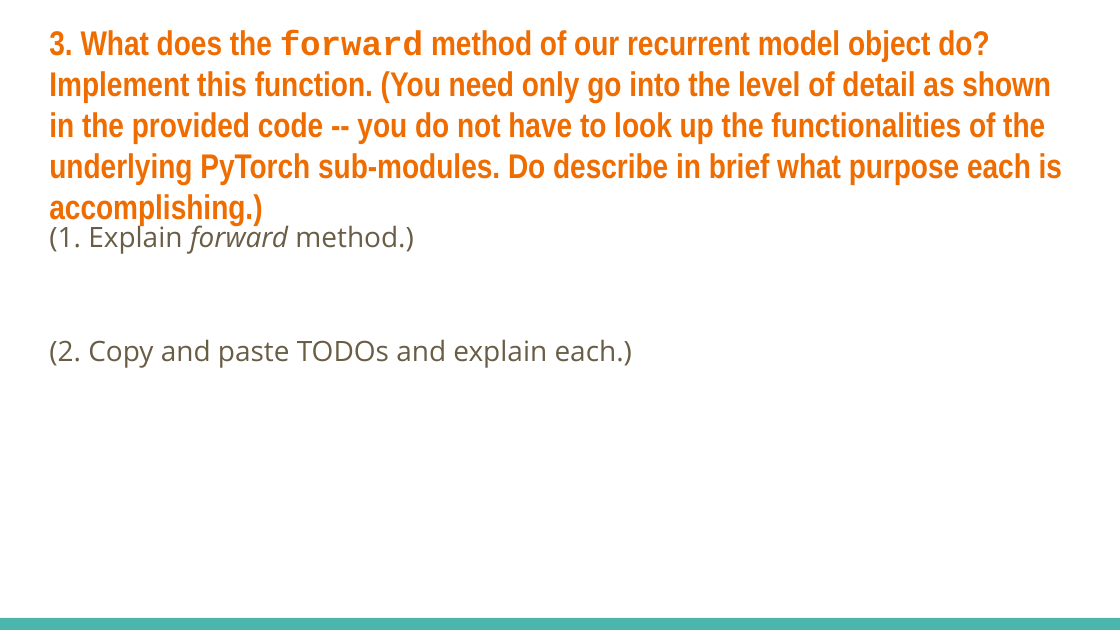
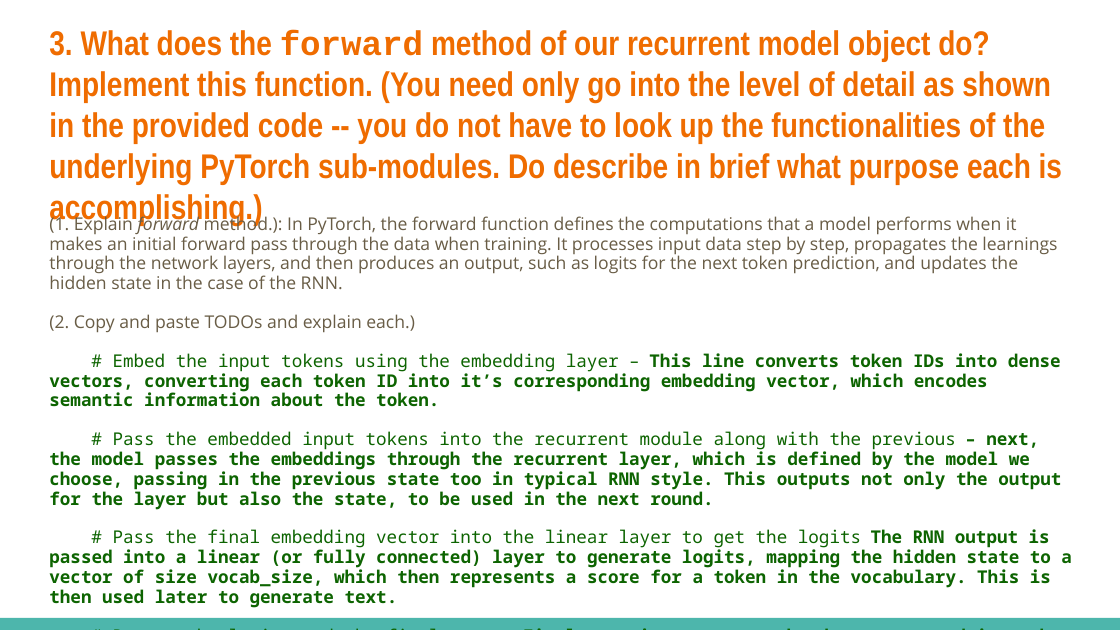
Before and after one commit to eding42/ece157b-hw1, a slide deck: slide 4 of Homework_1_Template.pptx. Drawn at 1120x630 pixels with LibreOffice and Linux fonts; fonts in the diff are those of the drawing. Boxes give left, top, right and bottom in pixels: in the first picture for what was removed or moved away, otherwise in the second. Text is boxed around its words. In the diff, an @@ line names an element or a change of style, - is before the commit and + after.

Commit message:
update presentation

```diff
--- a/Homework_1_Template.pptx
+++ b/Homework_1_Template.pptx
@@ text at [49,213,1057,289]: text changed; size 18 to 11.2 pt @@
-(1. Explain forward method.)
+(1. Explain forward method.): In PyTorch, the forward function defines the computations that a model performs when it makes an initial forward pass through the data when training. It processes input data step by step, propagates the learnings through the network layers, and then produces an output, such as logits for the next token prediction, and updates the hidden state in the case of the RNN.
@@ text at [49,314,415,333]: size 18 to 11.2 pt in "(2. Copy and paste TODOs and explain ..."; line spacing 1.15 to 0.95 @@
@@ text at [49,353,1072,608]: paragraphs added @@
+# Embed the input tokens using the embedding layer – This line converts token IDs into dense vectors, converting each token ID into it’s corresponding embedding vector, which encodes semantic information about the token.
+# Pass the embedded input tokens into the recurrent module along with the previous – next, the model passes the embeddings through the recurrent layer, which is defined by the model we choose, passing in the previous state too in typical RNN style. This outputs not only the output for the layer but also the state, to be used in the next round.
+# Pass the final embedding vector into the linear layer to get the logits The RNN output is passed into a linear (or fully connected) layer to generate logits, mapping the hidden state to a vector of size vocab_size, which then represents a score for a token in the vocabulary. This is then used later to generate text.
+# Return the logits and the final states Final step is to return the data generated into the model., to be used for the next forward pass.
```
